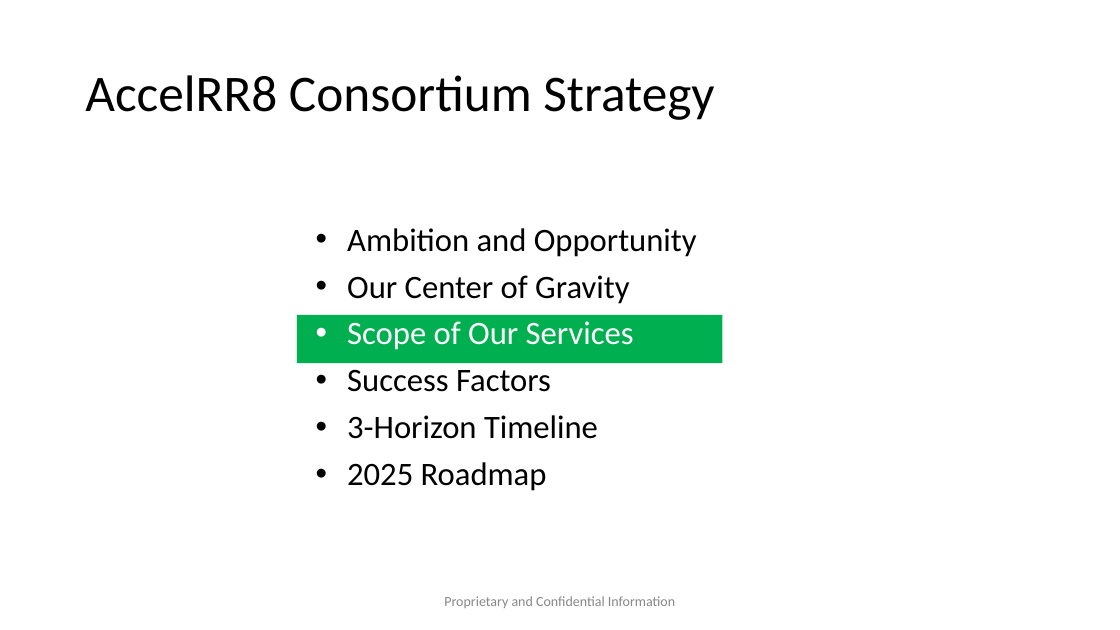
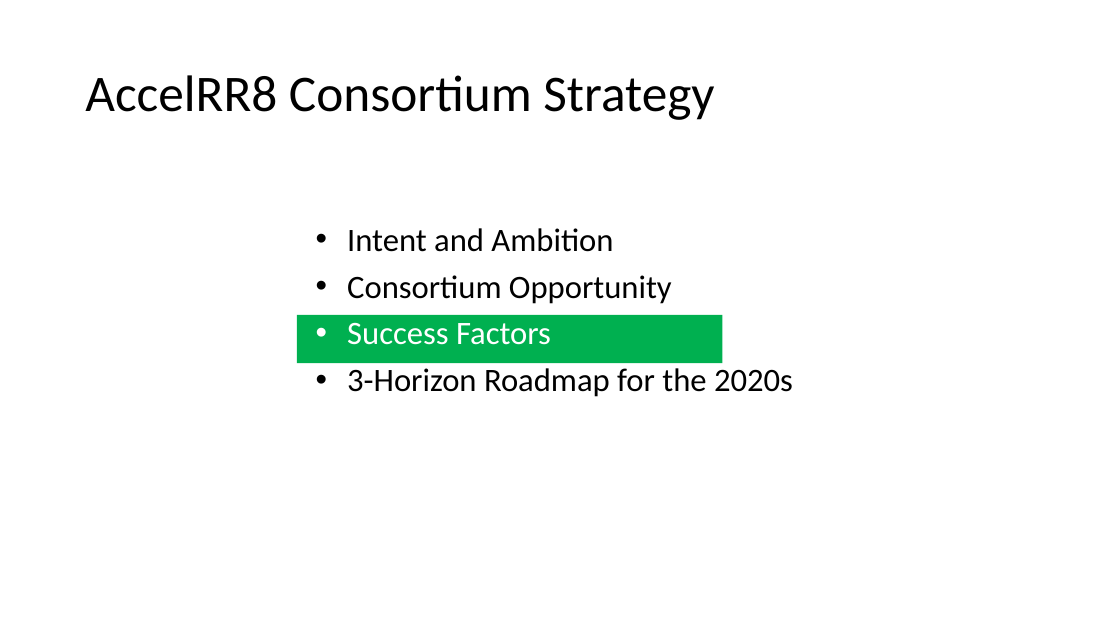
Before and after one commit to AccelRR8-Consortium-NonProfit/Management-Public, a slide deck: slide 9 of docs/1_Integration/1b_Strategy/AccelRR8 Consortium Non-Profit Organization Strategy.pptx (slide 11 before the commit). Drawn at 1120x630 pixels with LibreOffice and Linux fonts; fonts in the diff are those of the drawing; background and template pictures are left out. Boxes give left, top, right and bottom in pixels: in the first picture for what was removed or moved away, otherwise in the second. Text is boxed around its words. In the diff, an @@ line names an element or a change of style, - is before the commit and + after.

Commit message:
Updated the Strategy

```diff
--- a/docs/1_Integration/1b_Strategy/AccelRR8 Consortium Non-Profit Organization Strategy.pptx
+++ b/docs/1_Integration/1b_Strategy/AccelRR8 Consortium Non-Profit Organization Strategy.pptx
@@ text at <box>347,228,672,304</box>: text changed @@
-• Ambition and Opportunity
-• Our Center of Gravity
-• Scope of Our Services
+• Intent and Ambition
+• Consortium Opportunity
@@ text at <box>347,322,551,345</box>: text colour #000000 to #FFFFFF in "Success Factors"; bullet colour #000000 to #FFFFFF @@
@@ text at <box>347,368,793,397</box>: text changed @@
-• 3-Horizon Timeline
-• 2025 Roadmap
+• 3-Horizon Roadmap for the 2020s
@@ text removed at <box>444,596,675,608</box> @@
-Proprietary and Confidential Information
```
Also in this commit, not shown: 20 other slides changed, 8 slides removed, 35 other files.
